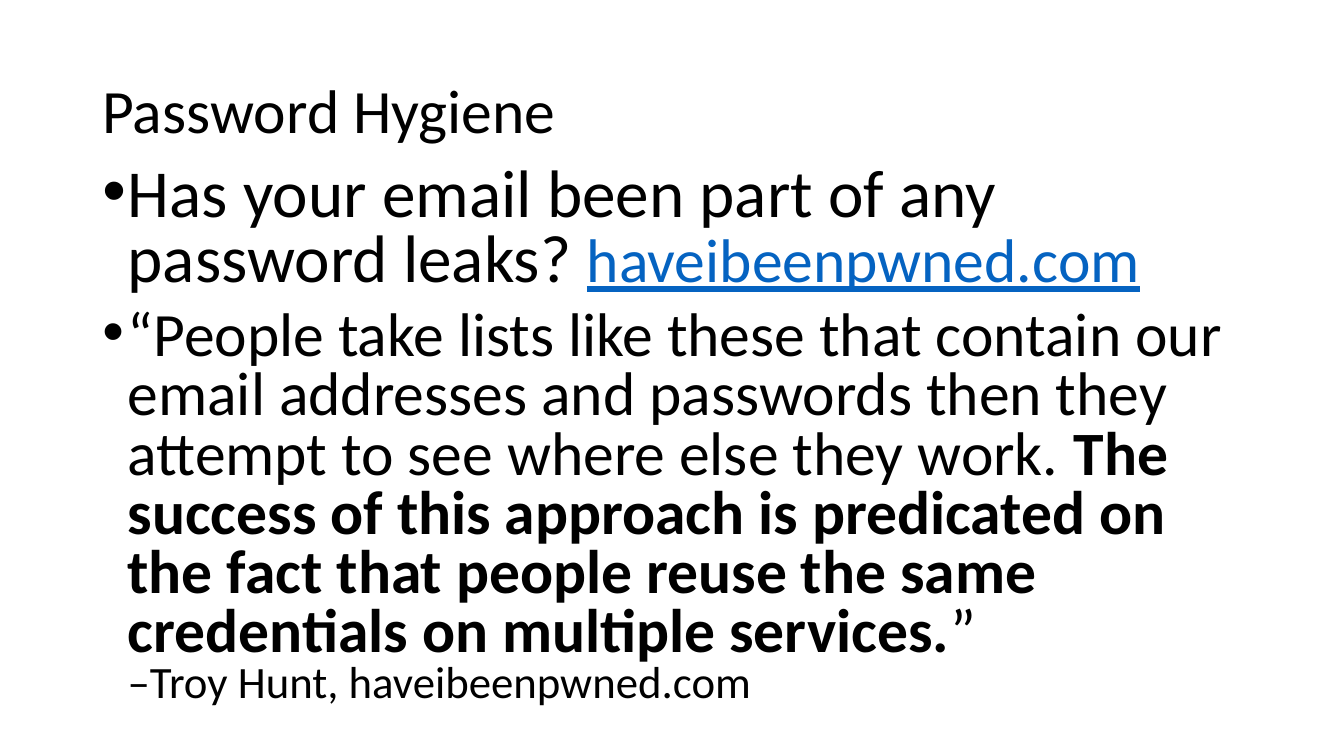
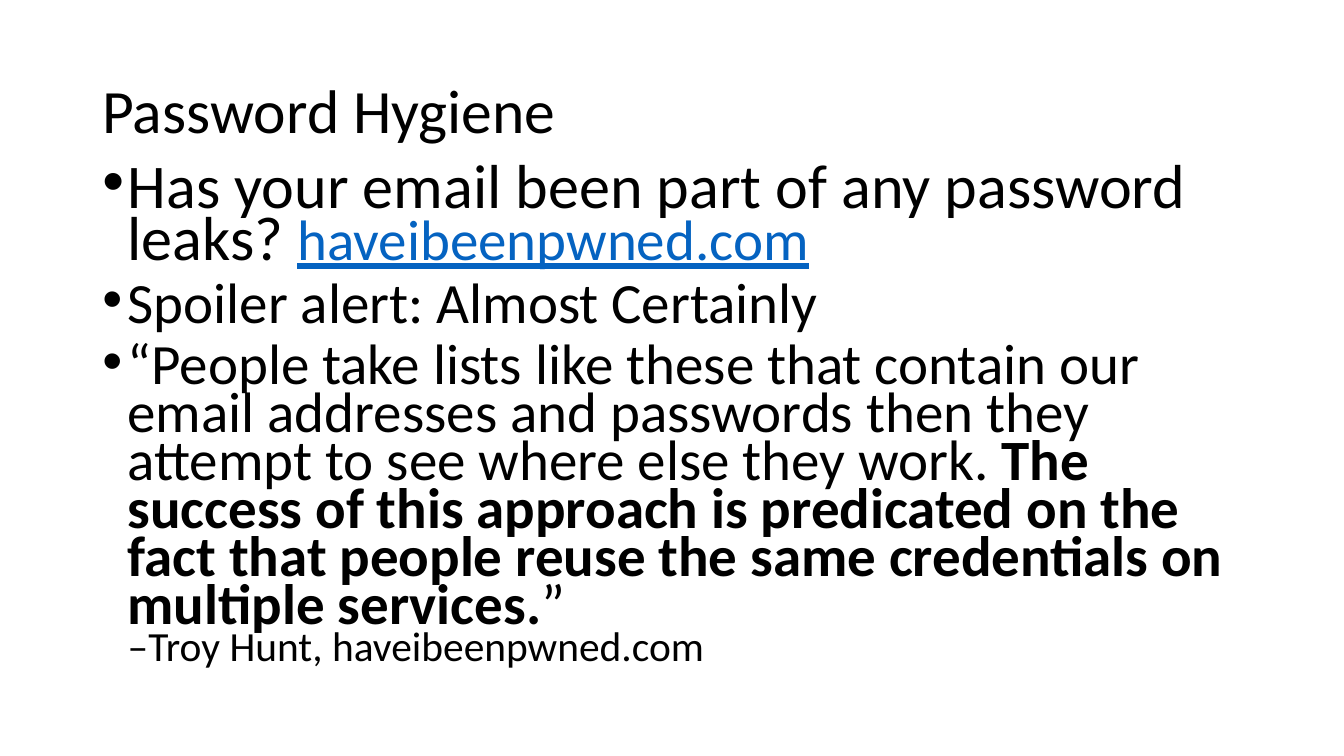
Before and after one commit to williamadba/Public-Presentations, a slide deck: slide 5 of Personal Practical Cybersecurity/Personal Practical Cybersecurity.pptx (slide 6 before the commit). Drawn at 1344x756 pixels with LibreOffice and Linux fonts; fonts in the diff are those of the drawing. Boxes give left, top, right and bottom in pixels: in the first picture for what was removed or moved away, otherwise in the second. Text is boxed around its words. In the diff, an @@ line names an element or a change of style, - is before the commit and + after.

```diff
--- a/Personal Practical Cybersecurity/Personal Practical Cybersecurity.pptx
+++ b/Personal Practical Cybersecurity/Personal Practical Cybersecurity.pptx
@@ text at box(128, 165, 1222, 668): size 48 to 44.4 pt in "Has your email been part of any ..."; size 44 to 40.7 pt in "haveibeenpwned.com", "“People take lists like these that contain ..."; size 32 to 29.6 pt in "–Troy Hunt, haveibeenpwned.com"; line spacing 0.8 to 0.7 @@
@@ text at box(128, 283, 818, 333): paragraph added @@
+• Spoiler alert: Almost Certainly
```
Also in this commit, not shown: 18 other slides changed, 1 slide added, 1 slide removed.
